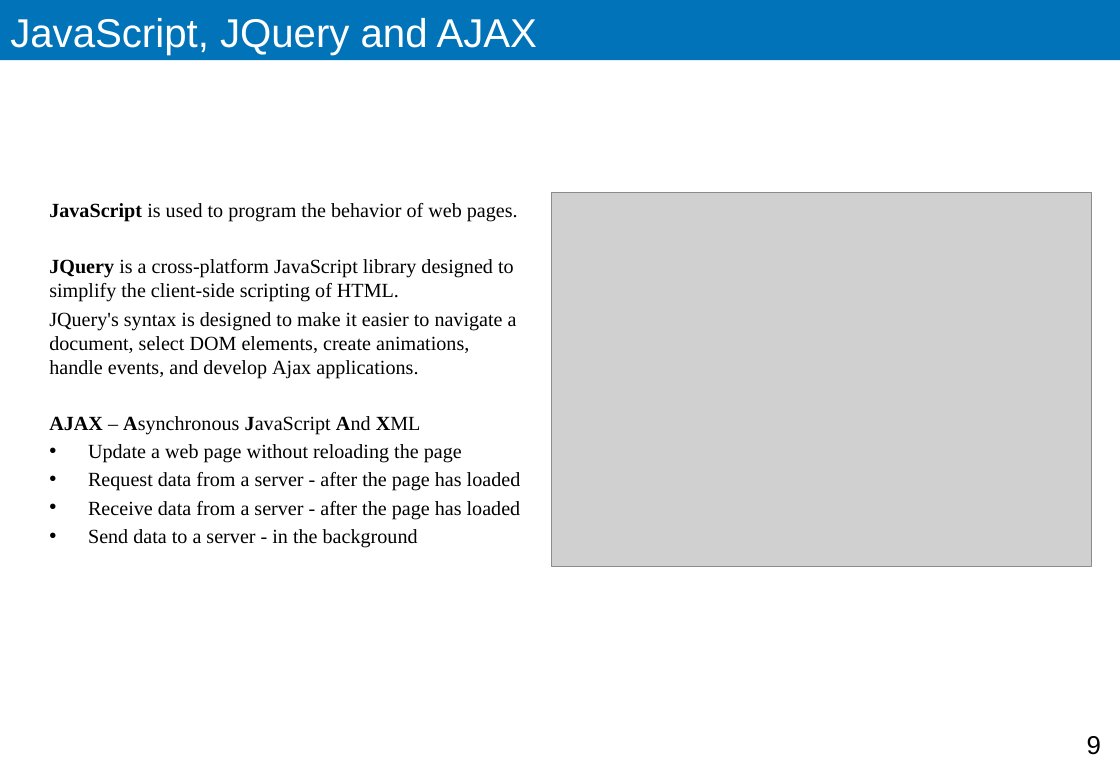
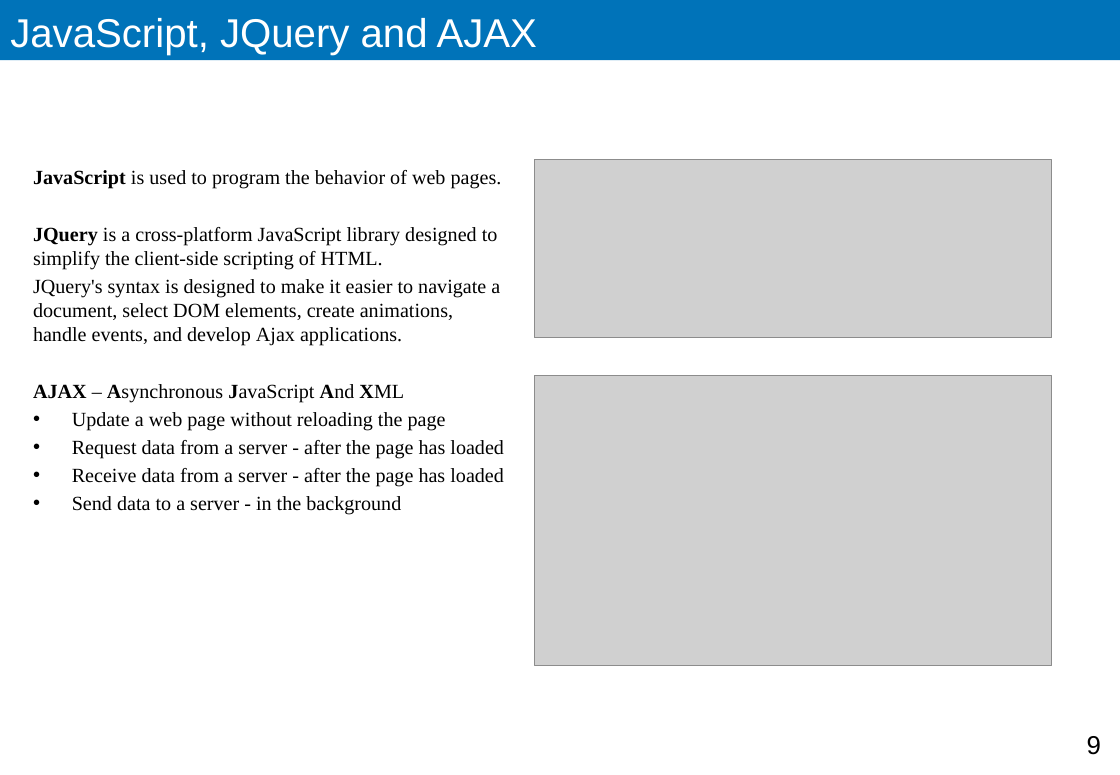
Before and after one commit to sorryb/Northwind, a slide deck: slide 9 of Documents/Application.Architecture.pptx. Drawn at 1120x775 pixels with LibreOffice and Linux fonts; fonts in the diff are those of the drawing; grey boxes stand for pictures. Boxes give left, top, right and bottom in pixels: in the first picture for what was removed or moved away, otherwise in the second. Text is boxed around its words. In the diff, an @@ line names an element or a change of style, - is before the commit and + after.

```diff
--- a/Documents/Application.Architecture.pptx
+++ b/Documents/Application.Architecture.pptx
@@ text "JavaScript is used to program ...": place and size @@
-text "JavaScript is used to program ..." at bbox=[49, 203, 521, 547]
+text "JavaScript is used to program ..." at bbox=[33, 170, 504, 515]
@@ picture: place and size @@
-picture at bbox=[552, 192, 1092, 567]
+picture at bbox=[535, 160, 1053, 339]
@@ picture added at bbox=[535, 375, 1053, 666] @@
```
Also in this commit, not shown: 12 other slides changed, 2 slides added, 4 slides removed, 1 other file.
